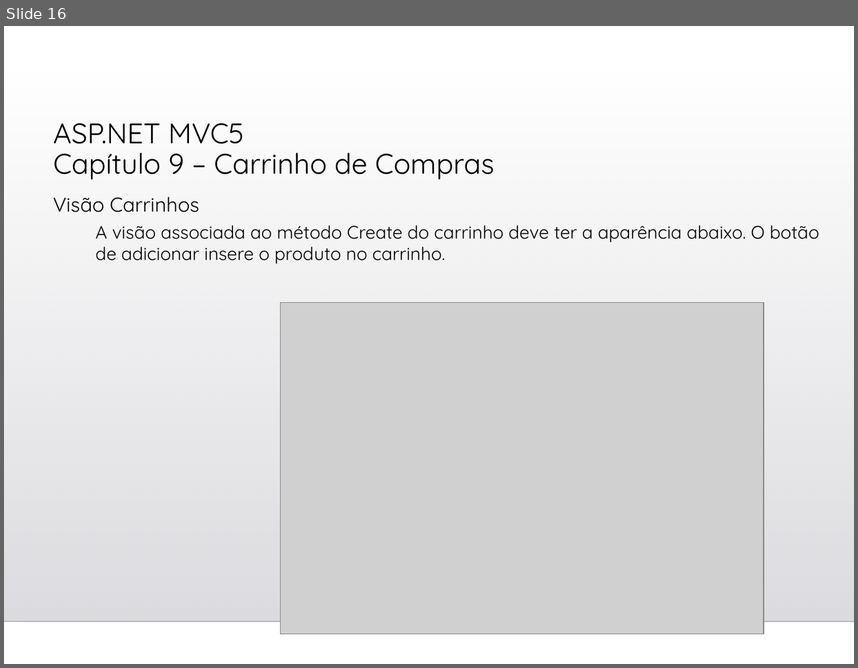
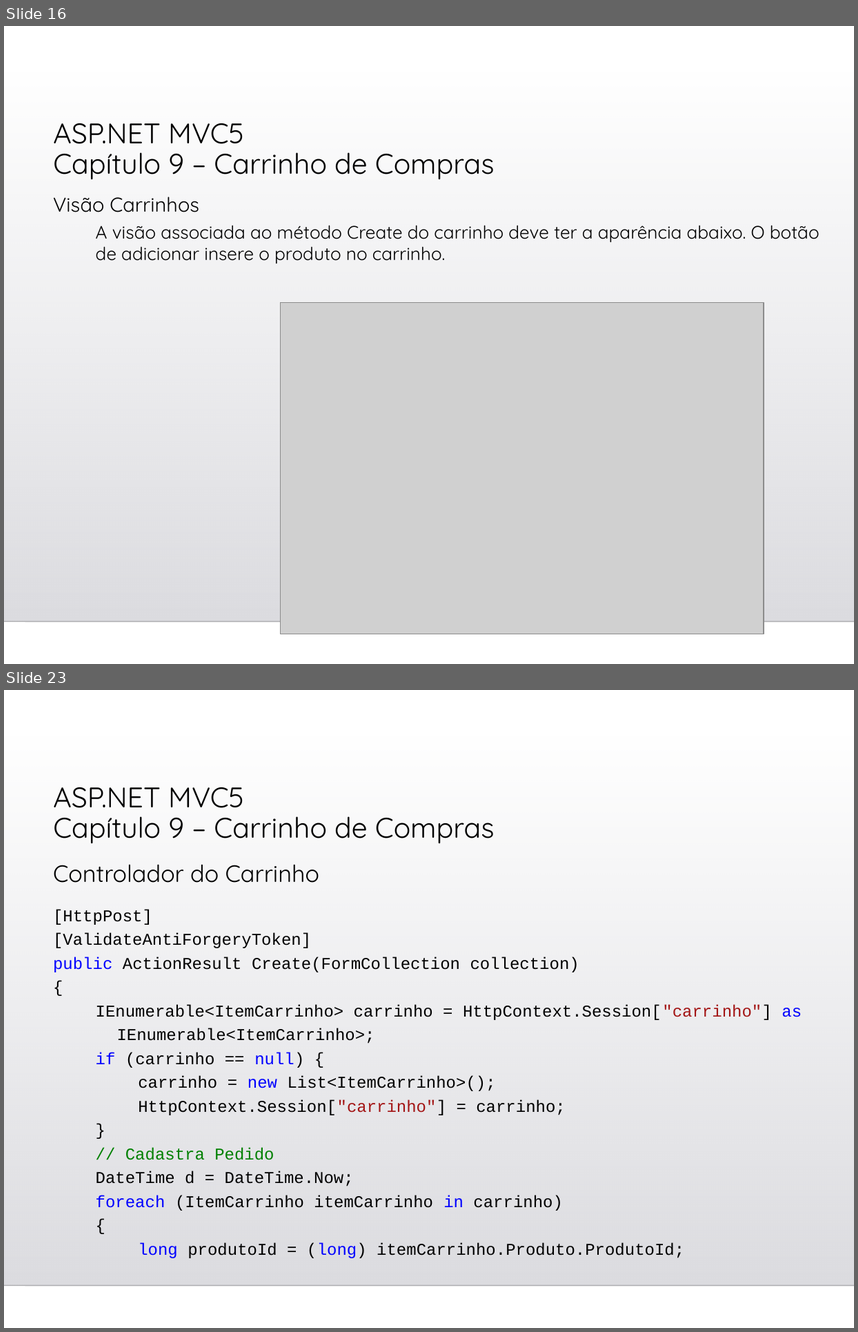
Before and after one commit to gasilvabr/ProjetoWeb2023, a slide deck: Cap09-Carrinho de Compras.ppt. Shown one above the other, each under a label of ours: slide 16 before the commit, slides 16 and 23 after it; the slides between them are not shown. The pictures are 858x668 and 858x1332 pixels, drawn with LibreOffice and Linux fonts; fonts in the diff are those of the drawing; grey boxes stand for pictures; background and template pictures are left out. Boxes give left, top, right and bottom in pixels: in the first picture for what was removed or moved away, otherwise in the second. Text is boxed around its words. In the diff, an @@ line names an element or a change of style, - is before the commit and + after.

Commit message:
Ajuste Material Aula Inclusao de Token

```diff
--- a/Cap09-Carrinho de Compras.ppt
+++ b/Cap09-Carrinho de Compras.ppt
@@ slide 23 added at (x1=4, y1=690, x2=854, y2=1328), background picture (left out); not listed: 2 template elements that a slide beside it also shows @@
@@ title added at (x1=53, y1=787, x2=495, y2=843), 24 pt, text #000000 @@
+ASP.NET MVC5
+Capítulo 9 – Carrinho de Compras
@@ text added at (x1=53, y1=864, x2=319, y2=883), 20 pt, text #000000 @@
+Controlador do Carrinho
@@ text added at (x1=53, y1=909, x2=802, y2=1258), 14 pt, text #000000 @@
+[HttpPost]
+[ValidateAntiForgeryToken]
+public ActionResult Create(FormCollection collection)
+{
+  IEnumerable<ItemCarrinho> carrinho = HttpContext.Session["carrinho"] as IEnumerable<ItemCarrinho>;
+  if (carrinho == null) {
+    carrinho = new List<ItemCarrinho>();
+    HttpContext.Session["carrinho"] = carrinho;
+  }
+  // Cadastra Pedido
+  DateTime d = DateTime.Now;
+  foreach (ItemCarrinho itemCarrinho in carrinho)
+  {
+    long produtoId = (long) itemCarrinho.Produto.ProdutoId;
```
Also in this commit, not shown: 8 other slides added, 2 other files.
